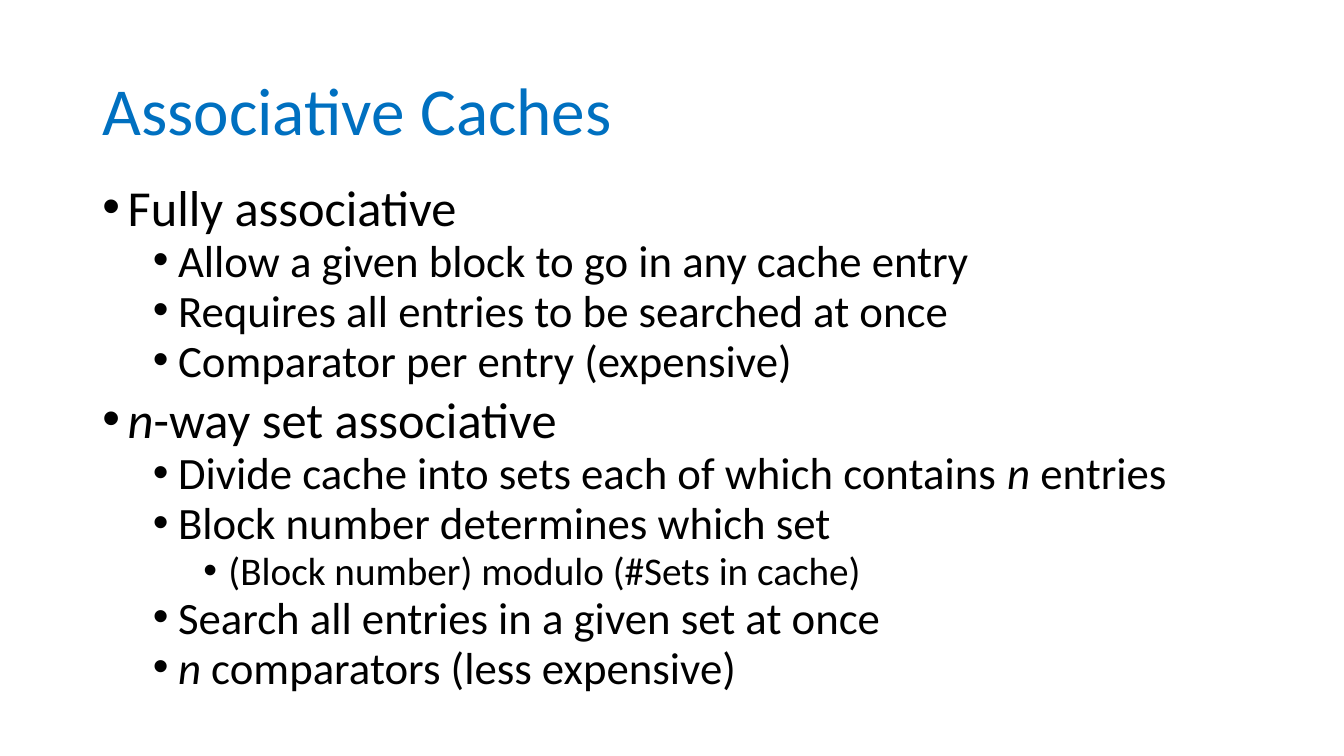
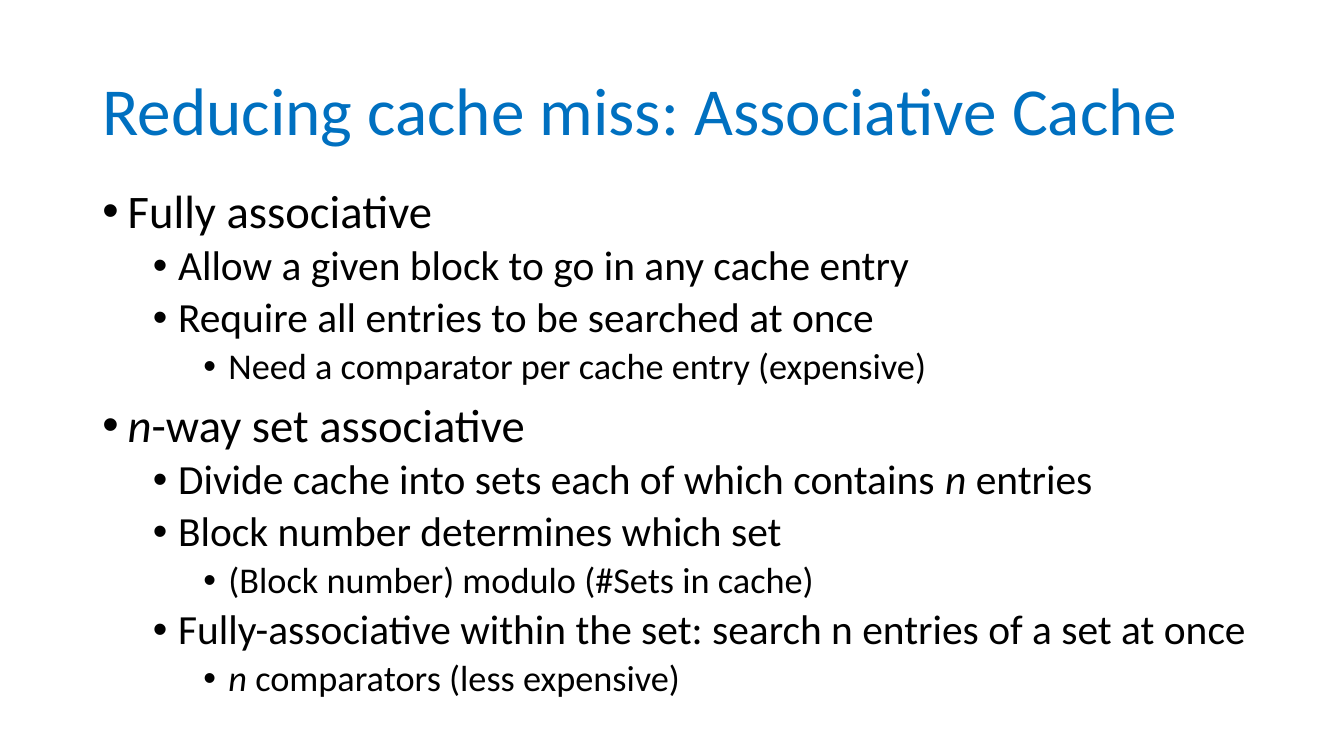
Before and after one commit to NYU-CSO/nyu-cso.github.io, a slide deck: slide 27 of notes/arch-mem.pptx (slide 26 before the commit). Drawn at 1344x756 pixels with LibreOffice and Linux fonts; fonts in the diff are those of the drawing. Boxes give left, top, right and bottom in pixels: in the first picture for what was removed or moved away, otherwise in the second. Text is boxed around its words. In the diff, an @@ line names an element or a change of style, - is before the commit and + after.

```diff
--- a/notes/arch-mem.pptx
+++ b/notes/arch-mem.pptx
@@ title at [102, 88, 1177, 147]: text changed @@
-Associative Caches
+Reducing cache miss: Associative Cache
@@ text at [128, 195, 1093, 697]: size 36 to 33.3 pt in "Fully associative", "n-way set associative"; size 32 to 29.6 pt in "Allow a given block to go in ...", "Divide cache into sets each of which ...", "Block number determines which set"; size 28 to 25.9 pt in "(Block number) modulo (#Sets in cache)"; size 32 to 25.9 pt in "n comparators (less expensive)"; line spacing 0.8 to 0.9; list level 2 to 3 in "n comparators (less expensive)" @@
@@ text at [178, 303, 926, 385]: text changed; size 32 to 25.9 pt @@
-  • Requires all entries to be searched at once
-  • Comparator per entry (expensive)
+  • Require all entries to be searched at once
+    • Need a comparator per cache entry (expensive)
@@ text at [178, 615, 1246, 651]: text changed; size 32 to 29.6 pt @@
-  • Search all entries in a given set at once
+  • Fully-associative within the set: search n entries of a set at once
```
Also in this commit, not shown: 21 other slides changed, 4 slides added, 3 slides removed, 1 other file.
